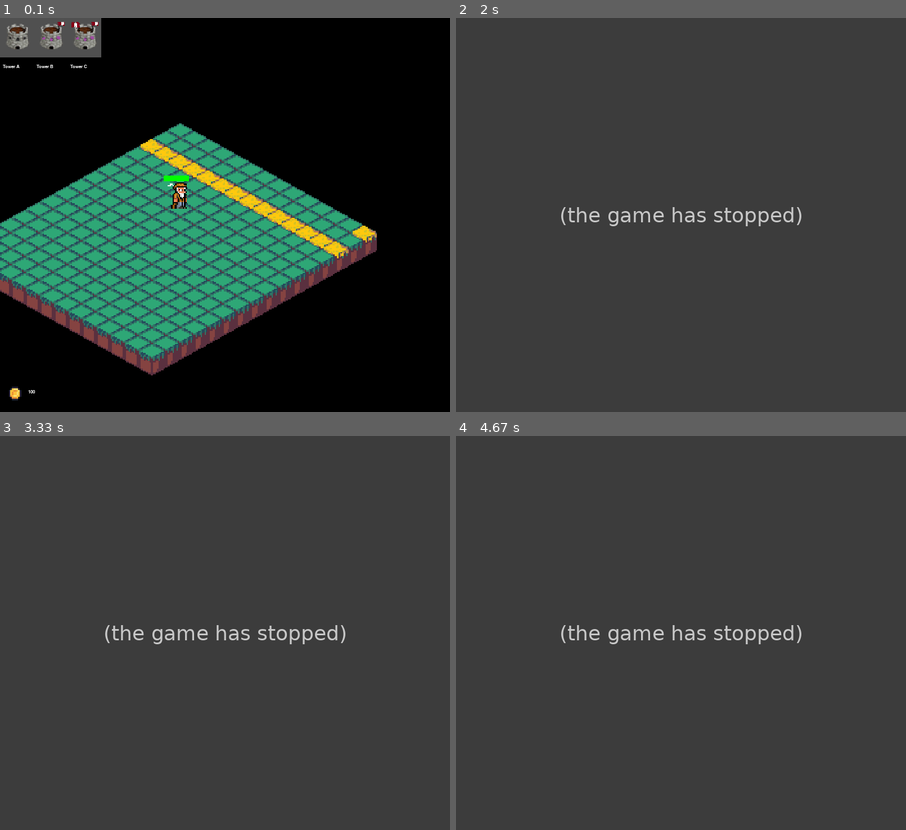
Above: before the commit, frames 1-4 (two rows, left to right).
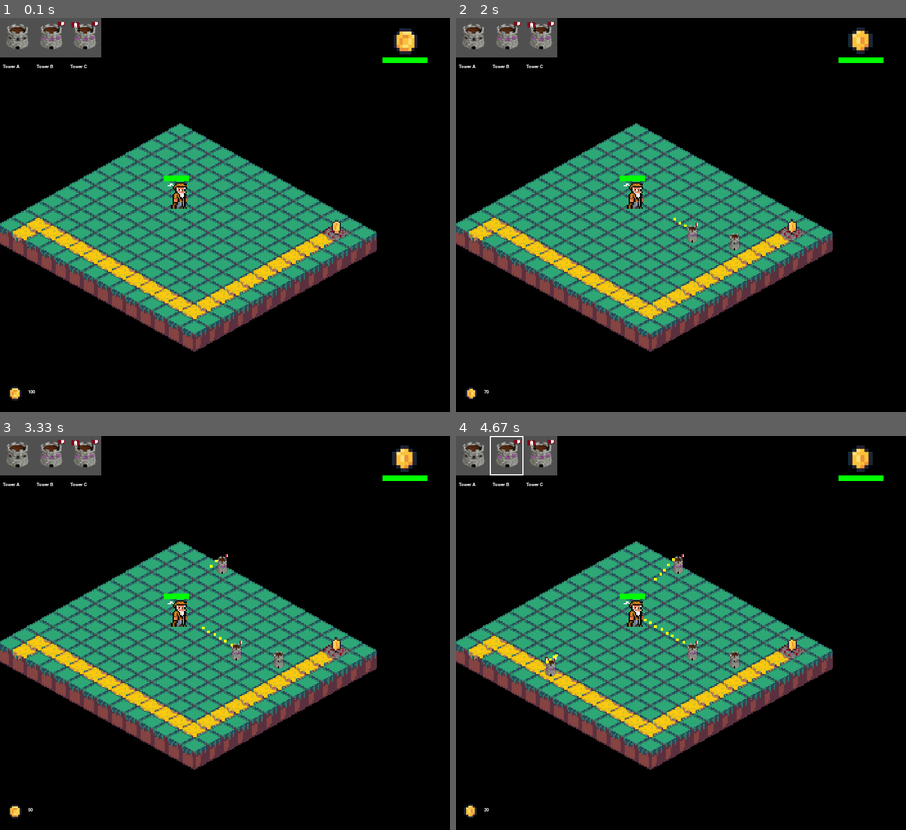
Above: after the commit, the same moments.

Repository: brei005/PYGAME
Game: pygame game, started from main.py
The game is run twice, just before and just after one commit, with the same random seed, the same clock (stepped at 60 frames per second) and the same inputs.
Inputs (mouse positions are in pixels of both pictures, inside the frame that each line leads up to):
- Up to frame 1 (0.1 s): no input
- Up to frame 2 (2 s): click (505, 37) at 0.38 s; click (681, 242) at 0.72 s; click (474, 37) at 1.05 s; click (735, 250) at 1.38 s
- Up to frame 3 (3.33 s): click (49, 455) at 2.22 s; click (211, 566) at 2.55 s
- Up to frame 4 (4.67 s): click (541, 455) at 3.38 s; click (537, 672) at 3.72 s; click (505, 455) at 4.55 s

The runs differ from the first frame. In frame 1, 11% of the frame differs, in the area x 0-95%, y 2-91%; in frame 2, 99%; in frame 3, 99%; in frame 4, 99%, in the area x 0-100%, y 0-100%.
Error before the commit: AttributeError: 'Projectile' object has no attribute 'damage' (game.py line 93); the game stopped at 1.7 s (later frames are placeholders)

Commit message:
Base con animación

Diff:
--- /dev/null
+++ b/base.py
@@ -0,0 +1,39 @@
+import pygame as pg
+from animation import Animation
+from settings import *
+
+class Base:
+    def __init__(self, position, image_paths, health=100):
+        """
+        Clase que representa la base del jugador.
+        - `position`: Posición de la base en el mapa (coordenadas de la cuadrícula).
+        - `image_paths`: Lista de imágenes para la animación.
+        - `health`: Salud inicial de la base.
+        """
+        self.position = position
+        self.health = health
+        self.max_health = health  # Salud máxima para calcular la barra de vida
+        self.animation = Animation(
+            image_paths=image_paths,
+            position=(RES[0] - 110, 10),  # Esquina superior derecha
+            frame_duration=150,
+            loop=True,
+            size= (60,60)
+        )
+    def take_damage(self, amount):
+        """Reduce la salud de la base."""
+        self.health -= amount
+        if self.health < 0:
+            self.health = 0  # Evitar salud negativa
+        print(f"La base recibió {amount} de daño. Salud restante: {self.health}")
+
+    def draw(self, screen):
+        """Dibuja la base y su barra de vida en la pantalla."""
+        # Dibuja la animación de la vicuña
+        self.animation.draw(screen)
+
+        # Dibuja la barra de vida
+        bar_width = 80  # Ancho total de la barra
+        health_width = int((self.health / self.max_health) * bar_width)
+        pg.draw.rect(screen, (255, 0, 0), (RES[0] - 120, 70, bar_width, 10))  # Fondo rojo
+        pg.draw.rect(screen, (0, 255, 0), (RES[0] - 120, 70, health_width, 10))  # Salud restante
--- a/game.py
+++ b/game.py
@@ -8,6 +8,7 @@
 from enemy import *
 from player import *
 from animation import *
+from base import *
 class Game:
     def __init__(self):
         pg.init()
@@ -15,9 +16,22 @@
         self.clock = pg.time.Clock()
         self.display = pg.Surface(DISPLAY_SIZE)
         self.font = pg.font.Font(None, 12)
+        # Nivel actual
+        self.current_level = 1
+        self.load_level(self.current_level)
         self.towers = []  # Lista para almacenar torres
         self.selected_tower = None
         self.projectiles = []
+        self.base = Base(
+            position=self.mapa.base_position,
+            image_paths=[
+                "assets/simbolo/vicuna1.png",
+                "assets/simbolo/vicuna2.png",
+                "assets/simbolo/vicuna3.png",
+                "assets/simbolo/vicuna4.png"
+            ],
+            health=100
+        )
         # Inicializar animación de la moneda
         self.coin_animation = Animation(
             image_paths=[
@@ -67,9 +81,7 @@
             self.font
         )
         self.enemy = Enemy((5, 5), "enemies/enemy1.png")
-        # Nivel actual
-        self.current_level = 1
-        self.load_level(self.current_level)
+
 
     def draw_text(self, text, x, y, color=(255, 255, 255)):
         """Dibuja texto en la pantalla."""
@@ -83,20 +95,25 @@
     def update(self):
         """Actualiza el estado del juego."""
         self.coin_animation.update()  # Actualizar la animación de la moneda
-
+        self.base.animation.update()
+        self.mapa.vicuna_animation.update()
         # Actualizar proyectiles
         for projectile in self.projectiles[:]:
             projectile.update(1 / FPS)  # Actualizar con tiempo basado en FPS
             if projectile.is_finished():
                 self.projectiles.remove(projectile)  # Eliminar proyectil cuando finalice
                 if self.enemy.health > 0:  # Asegurarse de que el enemigo esté vivo
-                    self.enemy.take_damage(projectile.damage)  # Infligir daño basado en el proyectil
+                    for i in self.towers:
+                        self.enemy.take_damage(i.damage)  # Infligir daño basado en el proyectil
 
         # Las torres atacan al enemigo
         for tower in self.towers:
             if self.enemy.health > 0:  # Solo si el enemigo está vivo
                 tower.attack(self.enemy, self.projectiles)
-
+        # Verificar si el enemigo alcanzó la base
+        if self.enemy.health > 0 and self.enemy.grid_position == self.base.position:
+            self.base.take_damage(10)  # Inflige daño a la base
+            self.enemy.health = 0  # Elimina al enemigo
         # Verificar si el enemigo ha sido derrotado
         if self.enemy.health <= 0:
             self.player.add_resources(self.enemy.reward)  # Añade recursos al jugador
@@ -175,10 +192,12 @@
         for projectile in self.projectiles:
             projectile.draw(self.display)
 
+
         # Dibujar la barra lateral
         self.screen.blit(pg.transform.scale(self.display, RES), (0, 0))
         self.sidebar.draw(self.screen)
-
+        # Dibujar la base
+        self.base.draw(self.screen)
         # Dibujar la animación de la moneda
         self.coin_animation.draw(self.screen)
 
--- a/mapa.py
+++ b/mapa.py
@@ -1,13 +1,33 @@
 # mapa.py
 import pygame as pg
 from settings import *
+from animation import *
 
 class Mapa:
     def __init__(self, filename):
         self.map_data = self.load_map(filename)
         self.textures = self.load_textures()
-        self.font = pg.font.Font(None, 11)  # Tamaño ajustado para mejor visibilidad
-
+        self.font = pg.font.Font(None, 11)
+        self.base_position = self.find_base()  # Encuentra la posición de la base
+        # Animación de la vicuña en el mapa
+        self.vicuna_animation = Animation(
+            image_paths=[
+                "assets/coins/coin1.png",
+                "assets/coins/coin2.png",
+                "assets/coins/coin3.png",
+                "assets/coins/coin4.png"
+            ],
+            position=(0, 0),  # La posición será dinámica según la base
+            frame_duration=150,
+            loop=True,size = (10,15)
+        )
+    def find_base(self):
+        """Encuentra la posición de la base (representada por el valor 2 en el mapa)."""
+        for y, row in enumerate(self.map_data):
+            for x, tile in enumerate(row):
+                if tile == 2:  # 2 representa la base
+                    return (x, y)
+        return None  # Si no se encuentra la base
     def load_map(self, filename):
         """Carga el mapa desde un archivo de texto."""
         with open(filename) as f:
@@ -39,7 +59,14 @@
                     display.blit(self.textures[tile], (block_x, block_y))
                     # Coordenadas del texto
                     #self.draw_text(f"{x},{y}", block_x + 5, block_y + 5, display=display)
-
+                # Si es la posición de la base, dibujar la vicuña estática
+                # Si es la posición de la base, dibujar la animación de la vicuña
+                if (x, y) == self.base_position:
+                    self.draw_vicuna(display, block_x, block_y)
+    def draw_vicuna(self, display, block_x, block_y):
+        """Dibuja la animación de la vicuña en la posición de la base."""
+        self.vicuna_animation.position = (block_x+5, block_y - 7)  # Ajustar posición
+        self.vicuna_animation.draw(display)
 
     def is_valid_tile(self, x, y):
         """Verifica si el tile en (x, y) es válido para colocar una torre."""
--- a/maps/map1.txt
+++ b/maps/map1.txt
@@ -1,16 +1,13 @@
-00000000000001
 00000000000000
-11111111111111
-00000000000000
-00000000000000
-00000000000000
-00000000000000
-00000000000000
-00000000000000
-00000000000000
-00000000000000
-00000000000000
-00000000000000
-00000000000000
-00000000000000
-00000000000000
+00000000000020
+00000000000010
+00000000000010
+00000000000010
+00000000000010
+00000000000010
+00000000000010
+00000000000010
+00000000000010
+00000000000010
+01111111111110
+01000000000000
--- a/projectile.py
+++ b/projectile.py
@@ -2,7 +2,7 @@
 import math
 
 class Projectile:
-    def __init__(self, start_pos, target_pos, speed=50):
+    def __init__(self, start_pos, target_pos, speed=10):
         """
         Inicializa un proyectil.
         - `start_pos`: Posición inicial del proyectil (en pantalla).
--- a/settings.py
+++ b/settings.py
@@ -9,5 +9,6 @@
 # Tipos de terreno y texturas
 TERRAIN_TYPES = {
     0: 'assets/pasto.png',  # Terreno por defecto
-    1: 'assets/camino.png',   # Terreno donde se pueden poner tropas
+    1: 'assets/camino.png',  # Camino para enemigos
+    2: 'assets/base.png'     # Terreno para la base
 }
Binary file added: assets/base.png
Binary file added: assets/simbolo/vicuna1.png
Binary file added: assets/simbolo/vicuna2.png
Binary file added: assets/simbolo/vicuna3.png
Binary file added: assets/simbolo/vicuna4.png
Binary file added: assets/vicuna/vicuna_static.png
